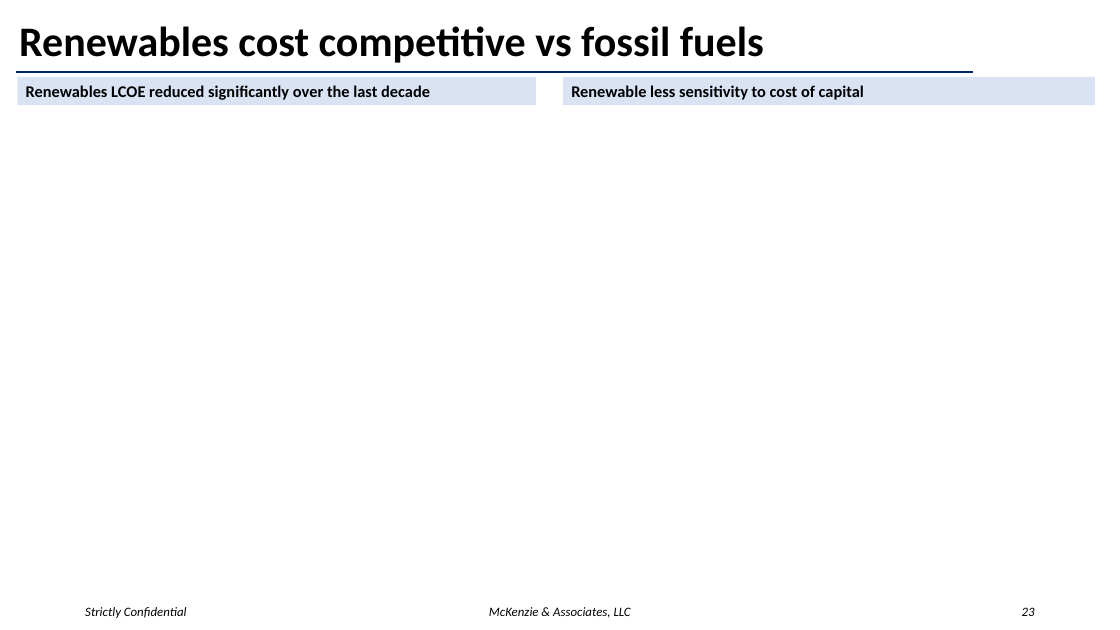
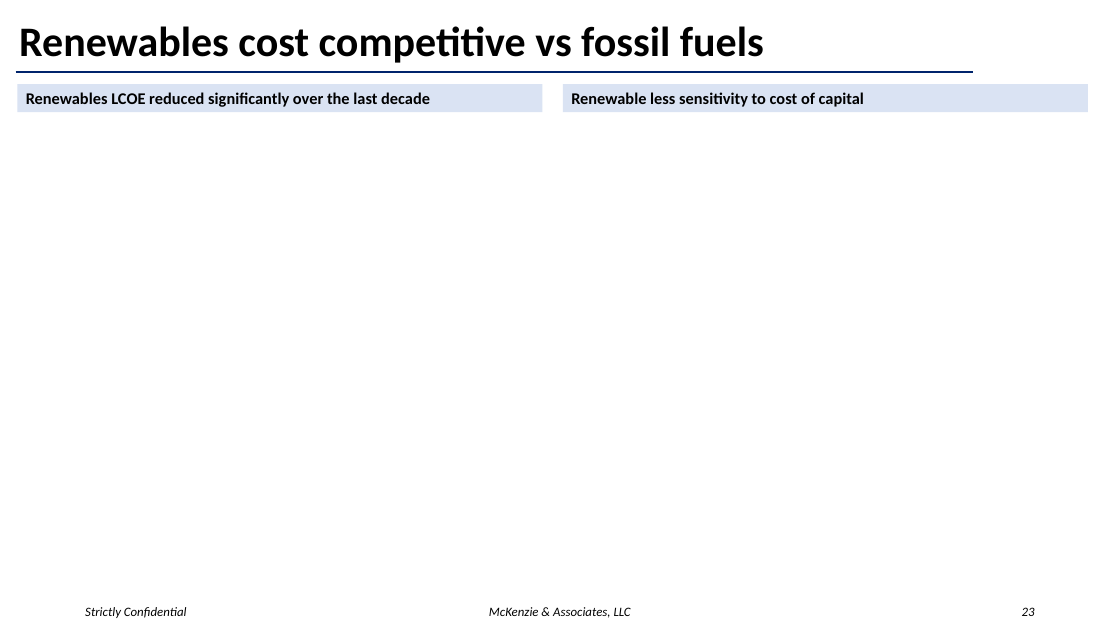
Before and after one commit to McKenzieaa/mck_cfo, a slide deck: slide 23 of streamlit_dashboard/data/energy_template.pptx. Drawn at 1120x630 pixels with LibreOffice and Linux fonts; fonts in the diff are those of the drawing. Boxes give left, top, right and bottom in pixels: in the first picture for what was removed or moved away, otherwise in the second. Text is boxed around its words. In the diff, an @@ line names an element or a change of style, - is before the commit and + after.

```diff
--- a/streamlit_dashboard/data/energy_template.pptx
+++ b/streamlit_dashboard/data/energy_template.pptx
@@ rectangle "Renewables LCOE reduced significantly over ...": place and size @@
-rectangle "Renewables LCOE reduced significantly over ..." at box(18, 77, 536, 106)
+rectangle "Renewables LCOE reduced significantly over ..." at box(18, 84, 543, 113)
@@ rectangle "Renewable less sensitivity to cost ...": place and size @@
-rectangle "Renewable less sensitivity to cost ..." at box(563, 77, 1095, 106)
+rectangle "Renewable less sensitivity to cost ..." at box(563, 84, 1088, 113)
```
Also in this commit, not shown: 15 other slides changed.
